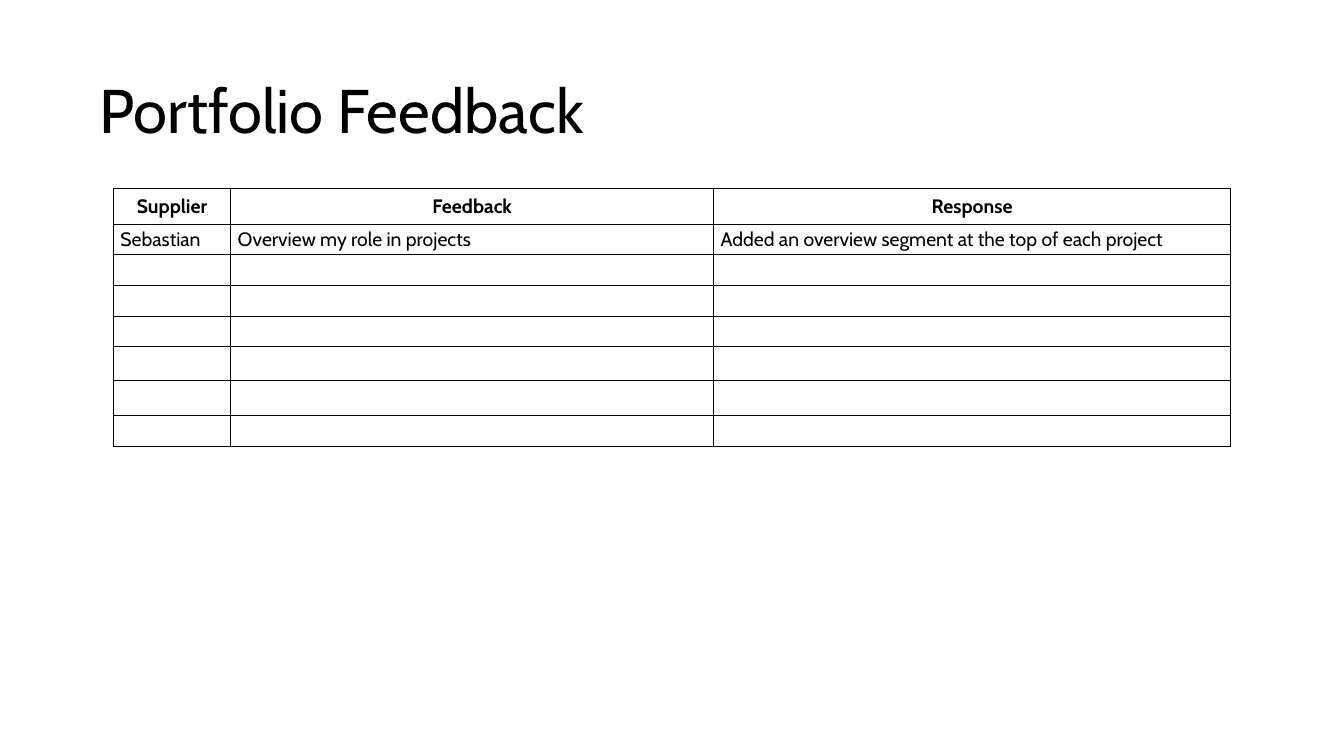
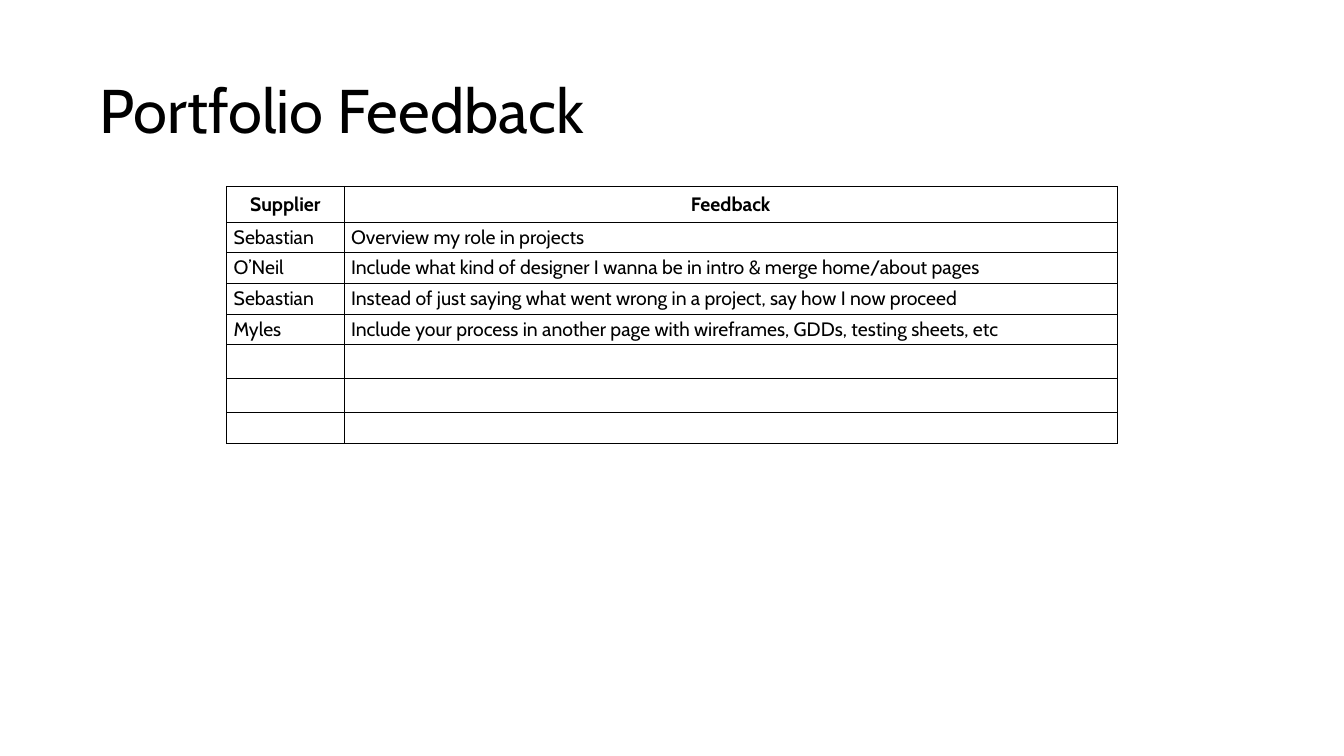
Before and after one commit to wbeaven/Williams_Backpack, a slide deck: slide 9 of AIE Year 2/07 Online Professional Portfolio/William_OPP.pptx. Drawn at 1344x756 pixels with LibreOffice and Linux fonts; fonts in the diff are those of the drawing. Boxes give left, top, right and bottom in pixels: in the first picture for what was removed or moved away, otherwise in the second. Text is boxed around its words. In the diff, an @@ line names an element or a change of style, - is before the commit and + after.

```diff
--- a/AIE Year 2/07 Online Professional Portfolio/William_OPP.pptx
+++ b/AIE Year 2/07 Online Professional Portfolio/William_OPP.pptx
@@ table at <box>227,186,1117,442</box> @@
-column 1: Supplier | Sebastian |  |  |  |  |  | 
-column 2: Feedback | Overview my role in projects |  |  |  |  |  | 
-column 3: Response | Added an overview segment at the top of each project |  |  |  |  |  | 
+column 1: Supplier | Sebastian | O’Neil | Sebastian | Myles |  |  | 
+column 2: Feedback | Overview my role in projects | Include what kind of designer I wanna be in intro & merge home/about pages | Instead of just saying what went wrong in a project, say how I now proceed | Include your process in another page with wireframes, GDDs, testing sheets, etc |  |  | 
@@ table: place and size @@
-table at <box>113,188,1230,445</box>
+table at <box>227,186,1117,442</box>
```
Also in this commit, not shown: 2 other files.
